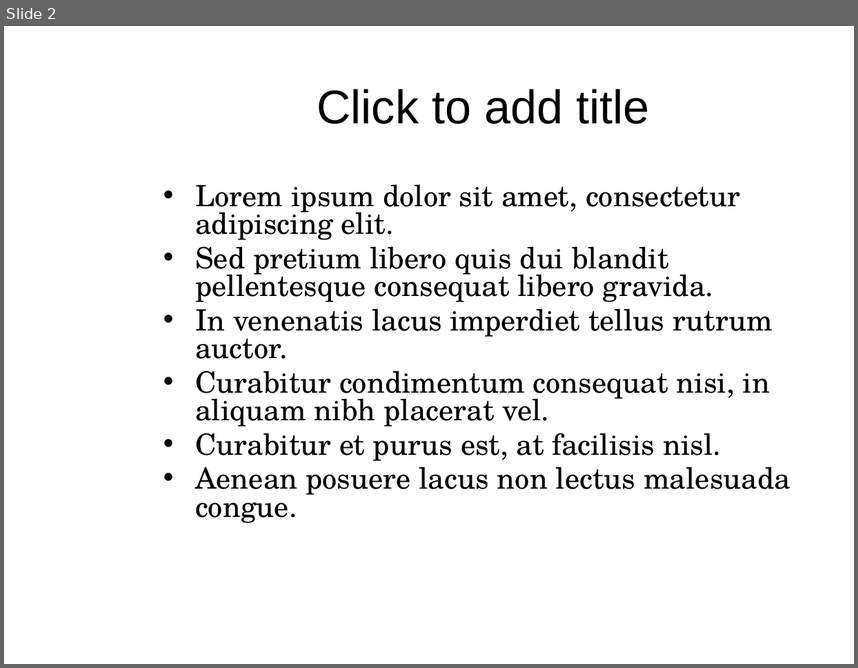
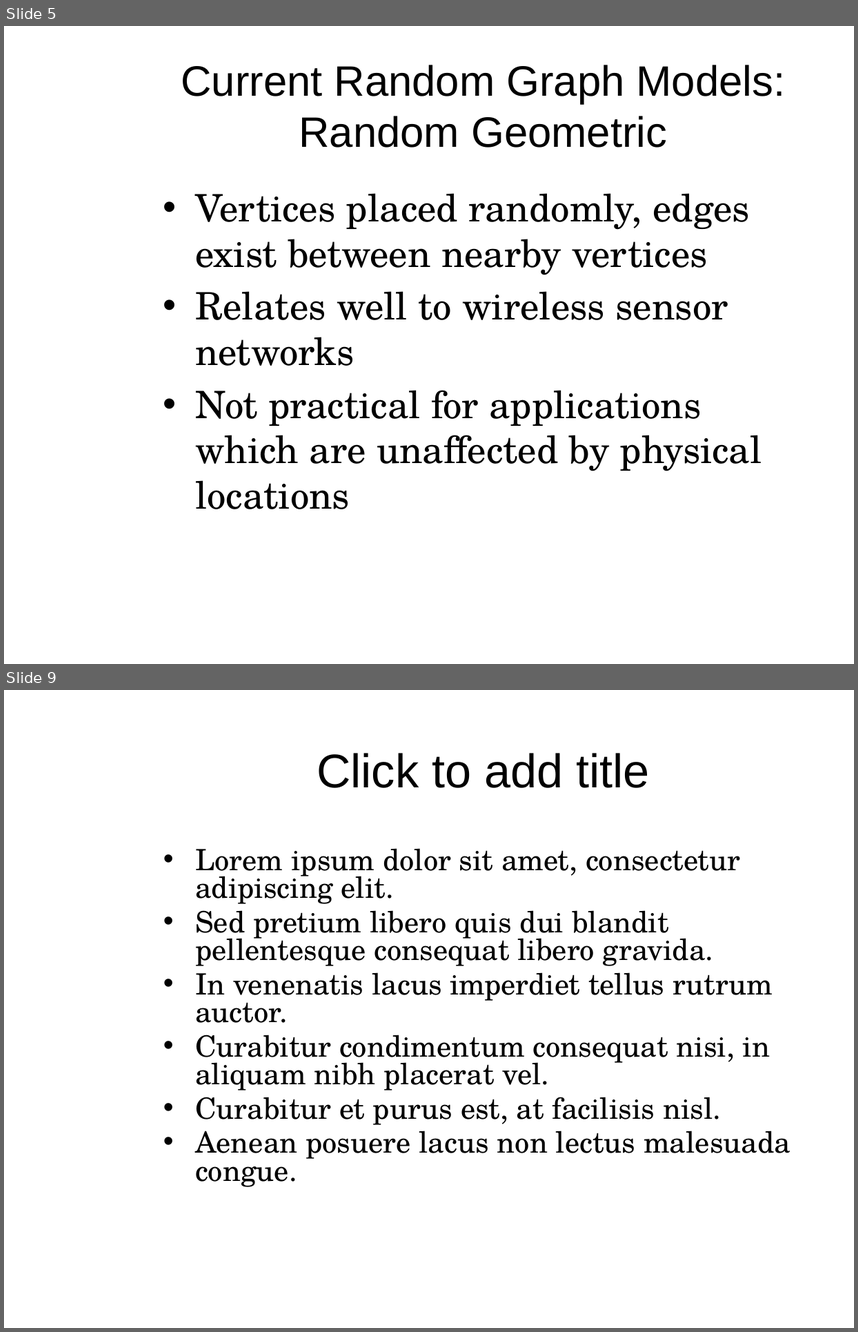
Before and after one commit to mam446/GraphEvo, a slide deck: documents/PopeMartinGraphTheoryPresentation.pptx. Shown one above the other, each under a label of ours: slide 2 before the commit, slides 5 and 9 after it; the slides between them are not shown. The pictures are 858x668 and 858x1332 pixels, drawn with LibreOffice and Linux fonts; fonts in the diff are those of the drawing; background and template pictures are left out. Boxes give left, top, right and bottom in pixels: in the first picture for what was removed or moved away, otherwise in the second. Text is boxed around its words. In the diff, an @@ line names an element or a change of style, - is before the commit and + after.

Commit message:
Motivation-ish slides and random graph background slides.

```diff
--- a/documents/PopeMartinGraphTheoryPresentation.pptx
+++ b/documents/PopeMartinGraphTheoryPresentation.pptx
@@ slide 5 added at [4, 26, 854, 664], background picture (left out) @@
@@ title added at [181, 65, 786, 147], 36 pt, text #000000 @@
+Current Random Graph Models:
+Random Geometric
@@ text added at [195, 193, 762, 509], 32 pt, text #000000 @@
+• Vertices placed randomly, edges exist between nearby vertices
+• Relates well to wireless sensor networks
+• Not practical for applications which are unaffected by physical locations
@@ page number added at [595, 630, 811, 664], 12 pt, text #FFFFFF @@
+5
@@ what was slide 2 is now slide 9 @@
```
Also in this commit, not shown: 9 other slides added, 1 slide removed.
